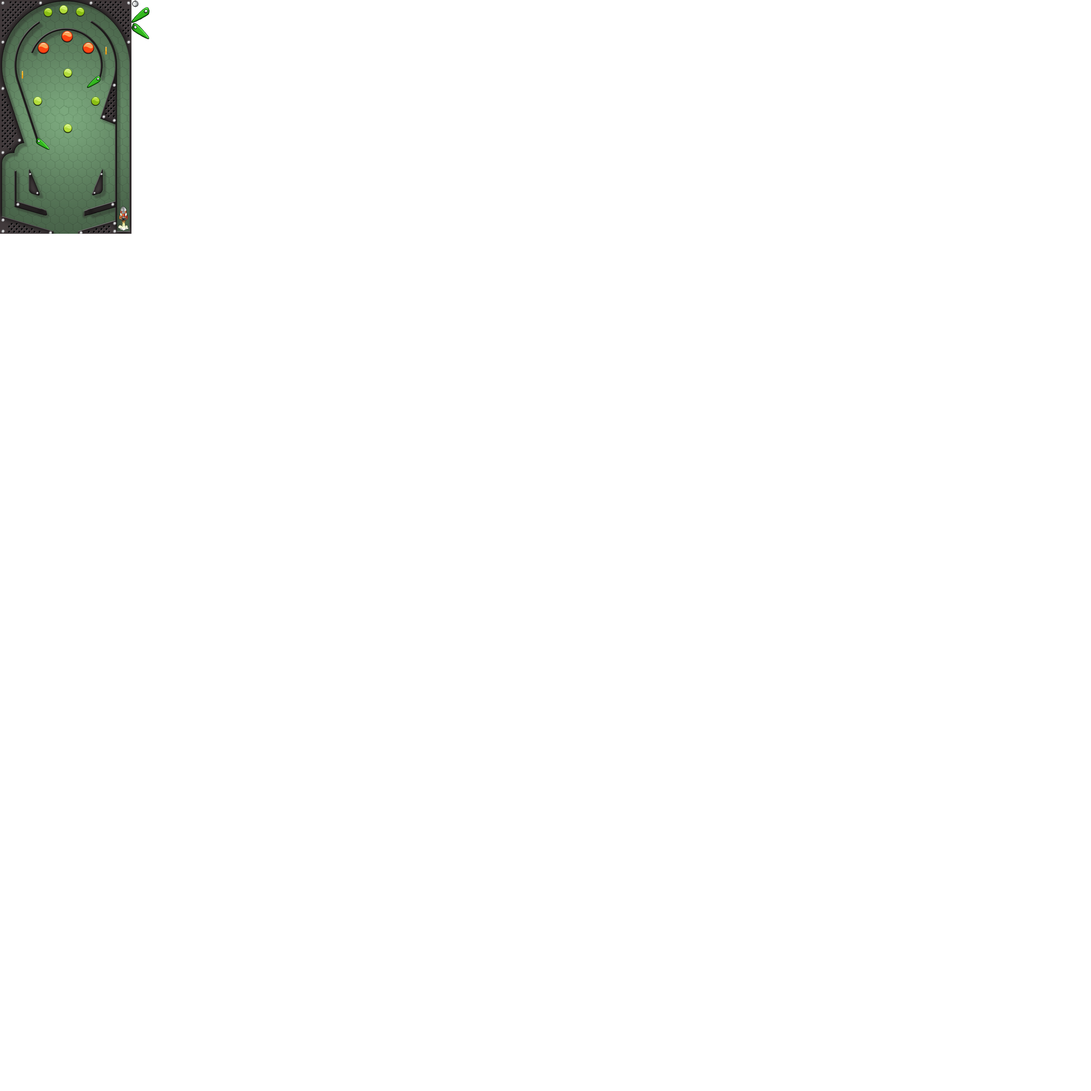
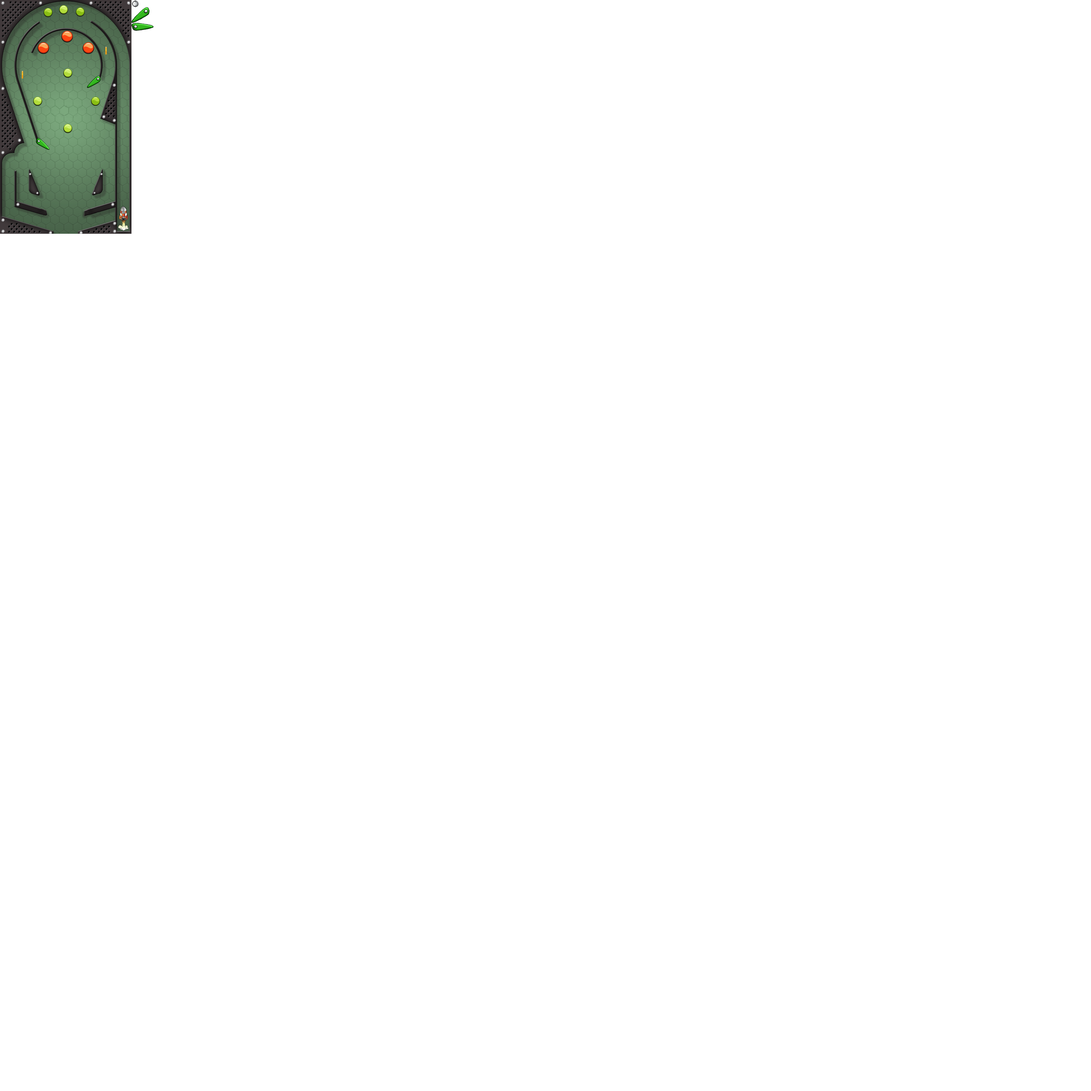
Layers edited between the first and the second 1091 × 1091 image:
painted on "paleta2" over [131, 22, 154, 40]
